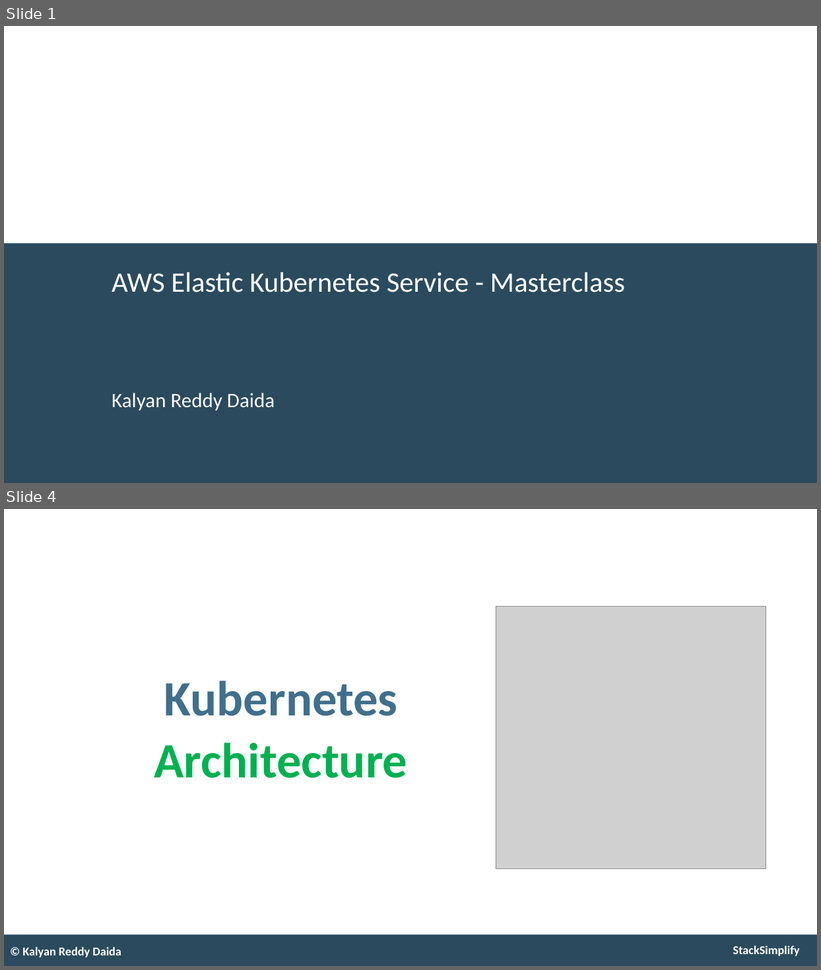
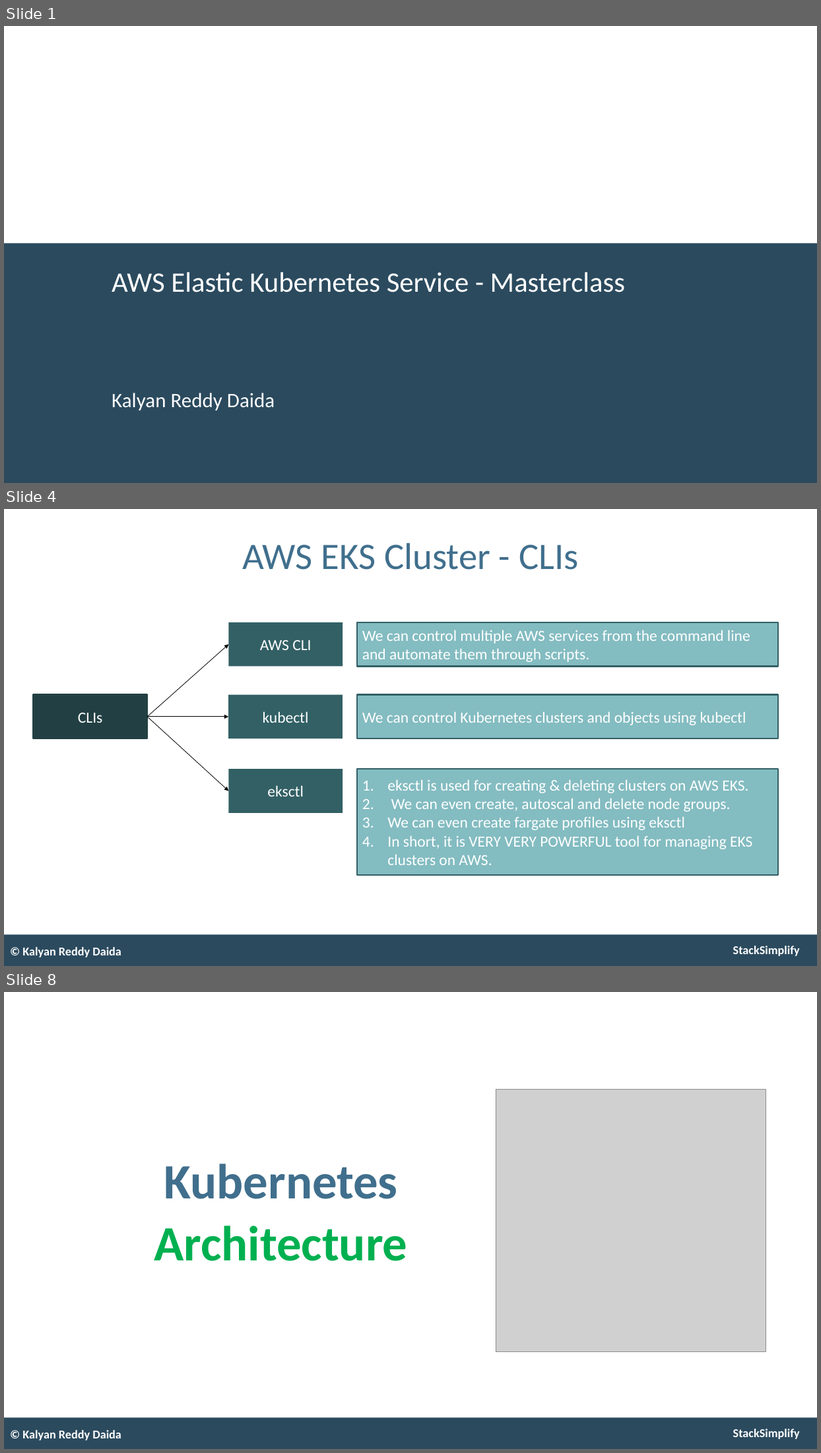
Before and after one commit to stacksimplify/aws-eks-kubernetes-masterclass, a slide deck: presentation/AWS-Fargate-and-EKS-Masterclass.pptx. Shown one above the other, each under a label of ours: slides 1 and 4 before the commit, slides 1, 4 and 8 after it; the slides between them are not shown. The pictures are 821x970 and 821x1453 pixels, drawn with LibreOffice and Linux fonts; fonts in the diff are those of the drawing; grey boxes stand for pictures. Boxes give left, top, right and bottom in pixels: in the first picture for what was removed or moved away, otherwise in the second. Text is boxed around its words. In the diff, an @@ line names an element or a change of style, - is before the commit and + after.

```diff
--- a/presentation/AWS-Fargate-and-EKS-Masterclass.pptx
+++ b/presentation/AWS-Fargate-and-EKS-Masterclass.pptx
@@ slide 4 added at (4, 509, 817, 966), background #FFFFFF; not listed: 2 template elements that a slide beside it also shows @@
@@ title added at (242, 543, 578, 570), 53 pt, text #406F8D @@
+AWS EKS Cluster - CLIs
@@ rectangle added at (228, 623, 343, 667), fill #326065, 22 pt, text #FFFFFF @@
+AWS CLI
@@ rectangle added at (357, 623, 778, 667), fill #83BCC1, outline #326065 2 pt, 22 pt, text #FFFFFF @@
+We can control multiple AWS services from the command line and automate them through scripts.
@@ arrow added from (147, 717) to (228, 644), #000000 0.75 pt @@
@@ rectangle added at (34, 695, 147, 739), fill #224043, outline #224043 2 pt, 22 pt, text #FFFFFF @@
+CLIs
@@ rectangle added at (228, 695, 343, 739), fill #326065, 22 pt, text #FFFFFF @@
+kubectl
@@ rectangle added at (357, 695, 778, 739), fill #83BCC1, outline #326065 2 pt, 22 pt, text #FFFFFF @@
+We can control Kubernetes clusters and objects using kubectl
@@ arrow added from (147, 717) to (228, 717), #000000 0.75 pt @@
@@ arrow added from (147, 717) to (228, 791), #000000 0.75 pt @@
@@ rectangle added at (228, 769, 343, 813), fill #326065, 22 pt, text #FFFFFF @@
+eksctl
@@ rectangle added at (357, 769, 778, 875), fill #83BCC1, outline #326065 2 pt, 22 pt, text #FFFFFF @@
+1. eksctl is used for creating & deleting clusters on AWS EKS.
+2. We can even create, autoscal and delete node groups.
+3. We can even create fargate profiles using eksctl
+4. In short, it is VERY VERY POWERFUL tool for managing EKS clusters on AWS.
@@ text added at (22, 947, 121, 958), 17 pt, text #FFFFFF, bold @@
+© Kalyan Reddy Daida
@@ what was slide 4 is now slide 8 @@
```
Also in this commit, not shown: 2 slides changed, 3 other slides added, 4 other files.
